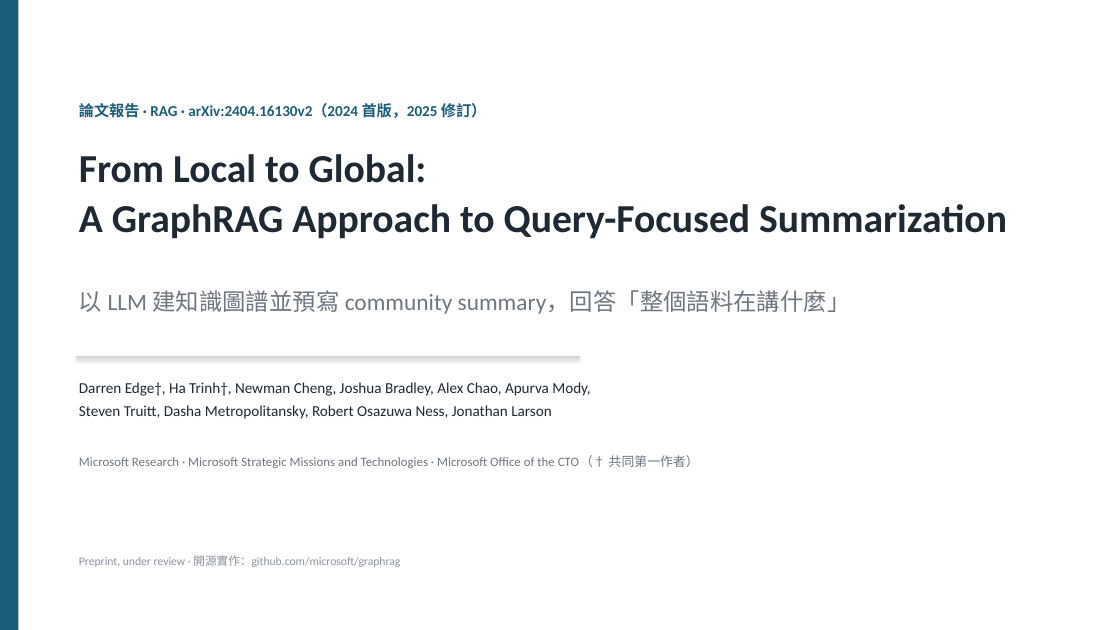
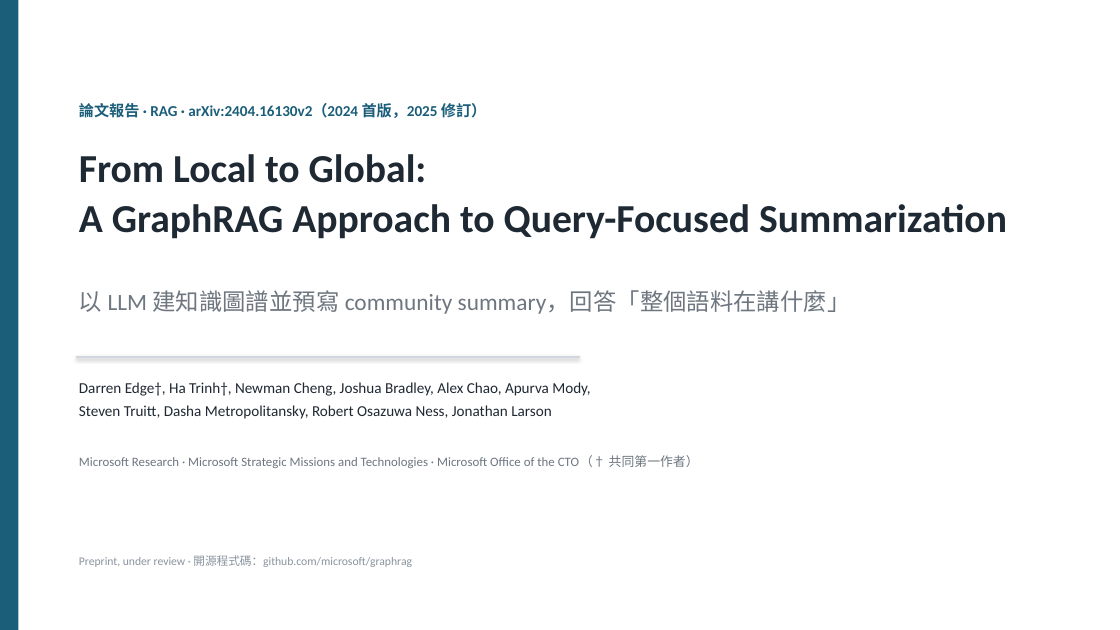
Before and after one commit to Moris-Zhan/CV-RAG-LLM-Papers, a slide deck: slide 1 of RAG/2024_GraphRAG/slides_zh-TW.pptx. Drawn at 1120x630 pixels with LibreOffice and Linux fonts; fonts in the diff are those of the drawing. Boxes give left, top, right and bottom in pixels: in the first picture for what was removed or moved away, otherwise in the second. Text is boxed around its words. In the diff, an @@ line names an element or a change of style, - is before the commit and + after.

```diff
--- a/RAG/2024_GraphRAG/slides_zh-TW.pptx
+++ b/RAG/2024_GraphRAG/slides_zh-TW.pptx
@@ text at (79, 555, 412, 567): text changed @@
-Preprint, under review · 開源實作：github.com/microsoft/graphrag
+Preprint, under review · 開源程式碼：github.com/microsoft/graphrag
```
Also in this commit, not shown: 21 other slides changed, 5 slides added, 5 other files.
